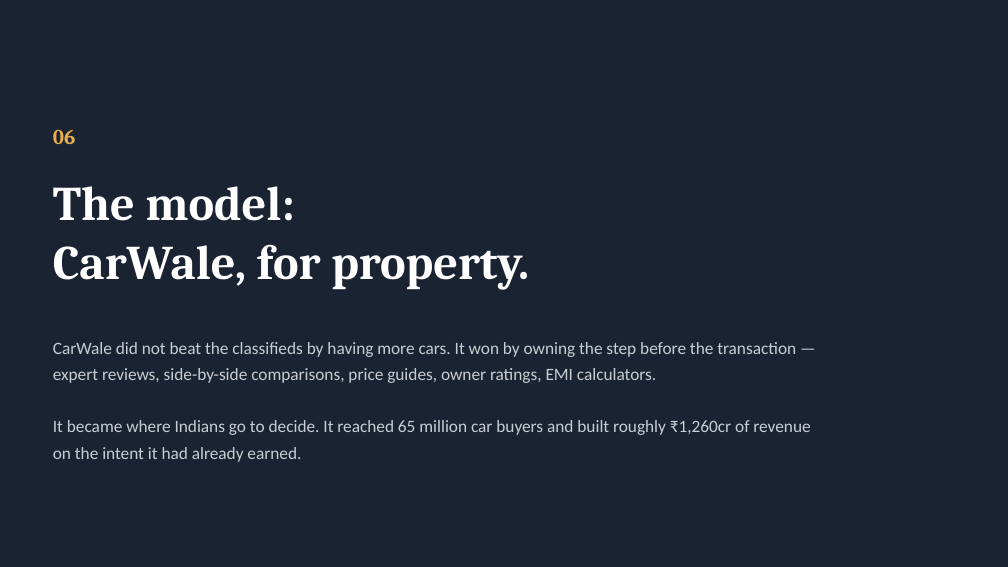
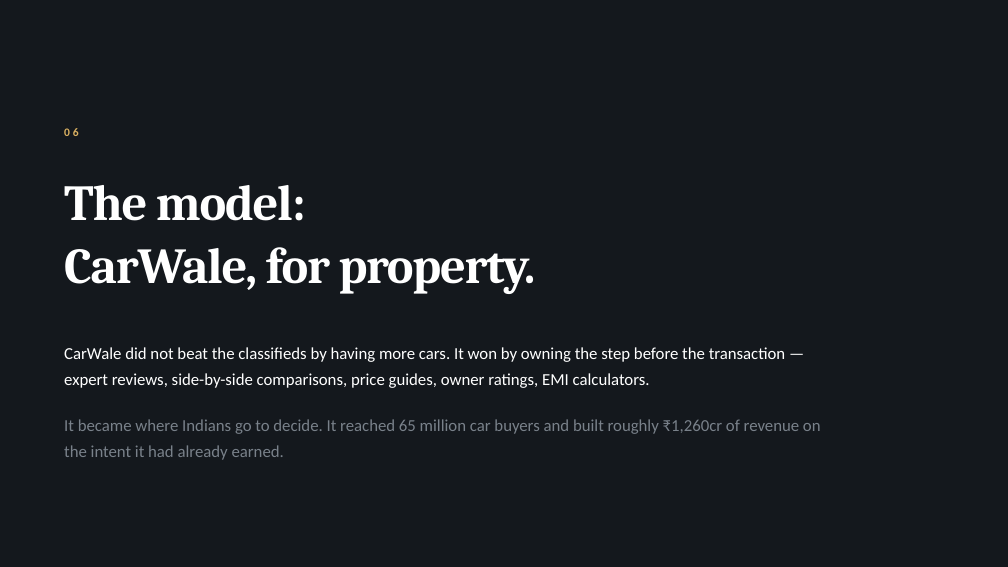
Before and after one commit to productionx-in/OTHO-REALTY, a slide deck: slide 13 of deck/Building_OTHO_ProductionX.pptx. Drawn at 1008x567 pixels with LibreOffice and Linux fonts; fonts in the diff are those of the drawing. Boxes give left, top, right and bottom in pixels: in the first picture for what was removed or moved away, otherwise in the second. Text is boxed around its words. In the diff, an @@ line names an element or a change of style, - is before the commit and + after.

```diff
--- a/deck/Building_OTHO_ProductionX.pptx
+++ b/deck/Building_OTHO_ProductionX.pptx
@@ background #1A2332 to #14181D @@
@@ text "06": place and size @@
-text "06" at [53,129,76,144]
+text "06" at [64,128,78,136]
@@ text "06" at [64,128,78,136]: size 20 to 11 pt, font Cambria to Calibri, text colour #E8B04B to #D9B061, letter spacing 0 to 2.6 pt @@
@@ text "The model:": place and size @@
-text "The model:" at [53,186,529,290]
+text "The model:" at [64,185,536,294]
@@ text "The model:" at [64,185,536,294]: size 46 to 48 pt, letter spacing 0 to -1.2 pt; line spacing 56pt to 60pt @@
@@ text "CarWale did not beat the ...": place and size @@
-text "CarWale did not beat the ..." at [53,342,810,462]
+text "CarWale did not beat the ..." at [64,347,786,388]
@@ text "CarWale did not beat the ..." at [64,347,786,388]: size 16.5 to 16 pt, text colour #C9CDD3 to #FFFFFF @@
@@ text added at [64,419,821,460], 16 pt, text #79818A @@
+It became where Indians go to decide. It reached 65 million car buyers and built roughly ₹1,260cr of revenue on the intent it had already earned.
@@ text at [53,420,810,462]: paragraph removed @@
-It became where Indians go to decide. It reached 65 million car buyers and built roughly ₹1,260cr of revenue on the intent it had already earned.
```
Also in this commit, not shown: 32 other slides changed, 2 other files.
